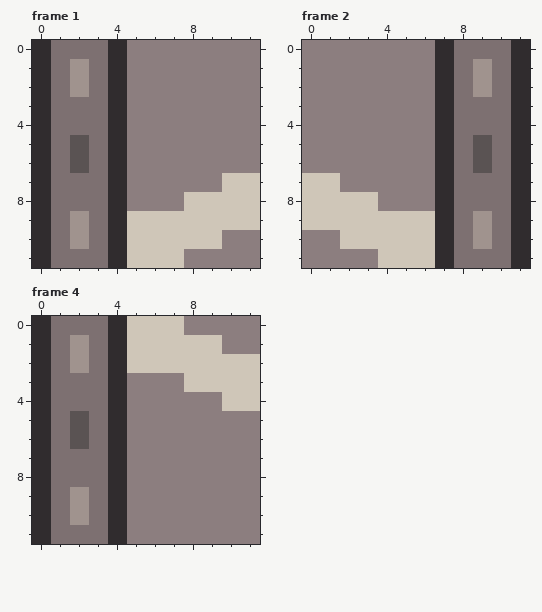
Pixel-art file, stored at assets/tile/sidebar/sidebar.aseprite. This is how it looked before the edit.
12x12 pixels, 10 frames. Shown: frame 1, frame 2, frame 4. The commit also changed other frames, which this record leaves out.
After the commit:
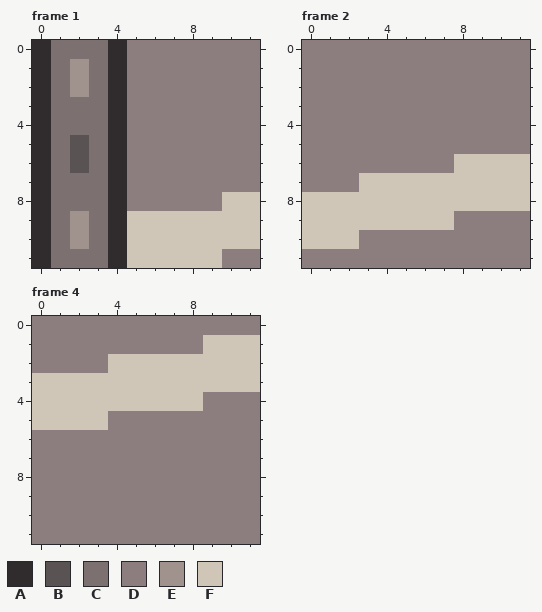
Palette (. is transparent): A #302c2e  B #5a5353  C #7d7071  D #8c7e7f  E #a0938e  F #cfc6b8
The exact change:
Frame 1:
The author changed colour F to colour D in row 7 at x 10 to 11; in row 8 at x 8 to 9.
The author changed colour D to colour F in row 10 at x 10 to 11; in row 11 at x 8 to 9.
Frame 2:
The author changed colour A to colour D in rows 0 to 5 at x 7 and 11; in row 6 at x 7; in row 9 at x 11; in rows 10 to 11 at x 7 and 11.
The author changed colour B to colour D in row 5 at x 9.
The author changed colour C to colour D in row 0 at x 8 to 10; in rows 1 to 2 at x 8 and 10; in rows 3 to 4 at x 8 to 10; in row 5 at x 8 and 10; in rows 9 to 10 at x 8 and 10; in row 11 at x 8 to 10.
The author changed colour E to colour D in rows 1 to 2 at x 9; in rows 9 to 10 at x 9.
The author changed colour F to colour D in row 7 at x 0 to 1; in row 10 at x 3 to 6; in row 11 at x 4 to 6.
The author changed colour A to colour F in row 6 at x 11; in rows 7 to 8 at x 7 and 11; in row 9 at x 7.
The author changed colour B to colour F in row 6 at x 9.
The author changed colour C to colour F in row 6 at x 8 and 10; in rows 7 to 8 at x 8 to 10.
The author changed colour D to colour F in row 7 at x 3 to 6; in row 8 at x 4 to 6; in row 10 at x 0 to 1.
Frame 4:
The author changed colour A to colour D in rows 0 to 1 at x 0 and 4; in row 2 at x 0; in row 5 at x 4; in rows 6 to 11 at x 0 and 4.
The author changed colour B to colour D in row 6 at x 2.
The author changed colour C to colour D in row 0 at x 1 to 3; in rows 1 to 2 at x 1 and 3; in row 6 at x 1 and 3; in rows 7 to 8 at x 1 to 3; in rows 9 to 10 at x 1 and 3; in row 11 at x 1 to 3.
The author changed colour E to colour D in rows 1 to 2 at x 2; in rows 9 to 10 at x 2.
The author changed colour F to colour D in row 0 at x 5 to 7; in row 1 at x 5 to 8; in row 4 at x 10 to 11.
The author changed colour A to colour F in row 2 at x 4; in rows 3 to 4 at x 0 and 4; in row 5 at x 0.
The author changed colour B to colour F in row 5 at x 2.
The author changed colour C to colour F in rows 3 to 4 at x 1 to 3; in row 5 at x 1 and 3.
The author changed colour D to colour F in row 1 at x 10 to 11; in row 3 at x 5 to 7; in row 4 at x 5 to 8.
Pixel boxes of the changes (left, top, right, bottom) in both pictures:
changed: (184, 173, 260, 268)
changed: (302, 40, 530, 268)
changed: (32, 316, 260, 544)
